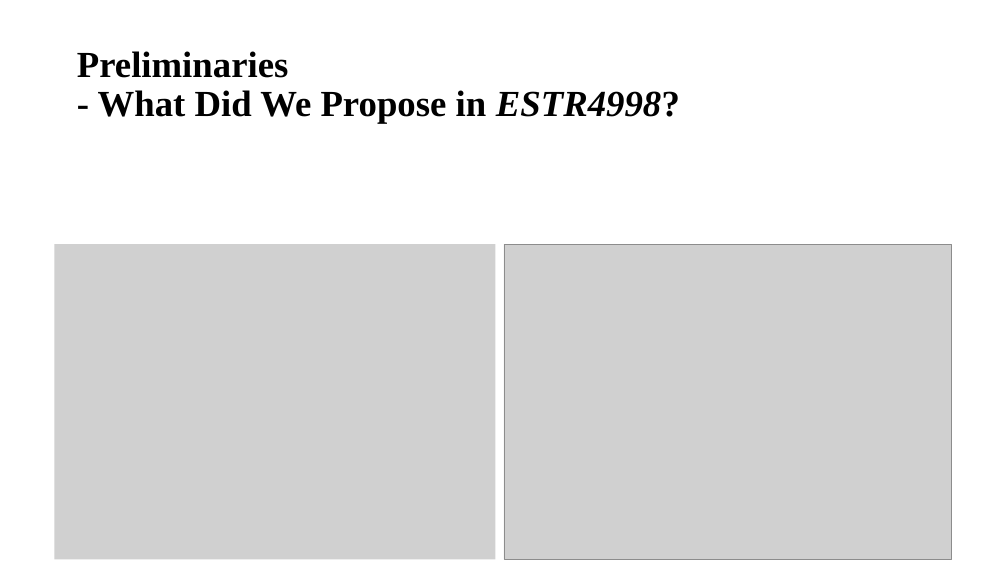
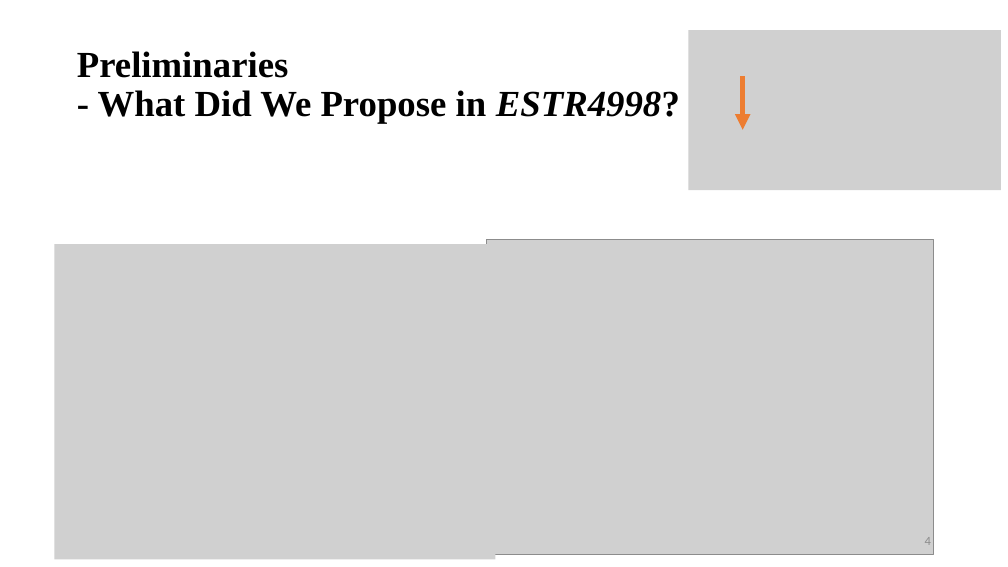
Before and after one commit to williamzheng0711/online-cdf-streaming, a slide deck: slide 4 of ESTR4999_Notes/ESTR4999_Presentation.pptx. Drawn at 1008x567 pixels with LibreOffice and Linux fonts; fonts in the diff are those of the drawing; grey boxes stand for pictures. Boxes give left, top, right and bottom in pixels: in the first picture for what was removed or moved away, otherwise in the second. Text is boxed around its words. In the diff, an @@ line names an element or a change of style, - is before the commit and + after.

```diff
--- a/ESTR4999_Notes/ESTR4999_Presentation.pptx
+++ b/ESTR4999_Notes/ESTR4999_Presentation.pptx
@@ picture added at (689, 30, 1002, 191) @@
@@ arrow added from (743, 76) to (743, 130), #ED7D31 5 pt @@
@@ picture: place and size @@
-picture at (504, 244, 952, 560)
+picture at (486, 240, 934, 555)
@@ page number added at (925, 537, 931, 543), 12 pt, text #8C8C8C @@
+4
```
Also in this commit, not shown: 15 other slides changed, 1 slide added.
